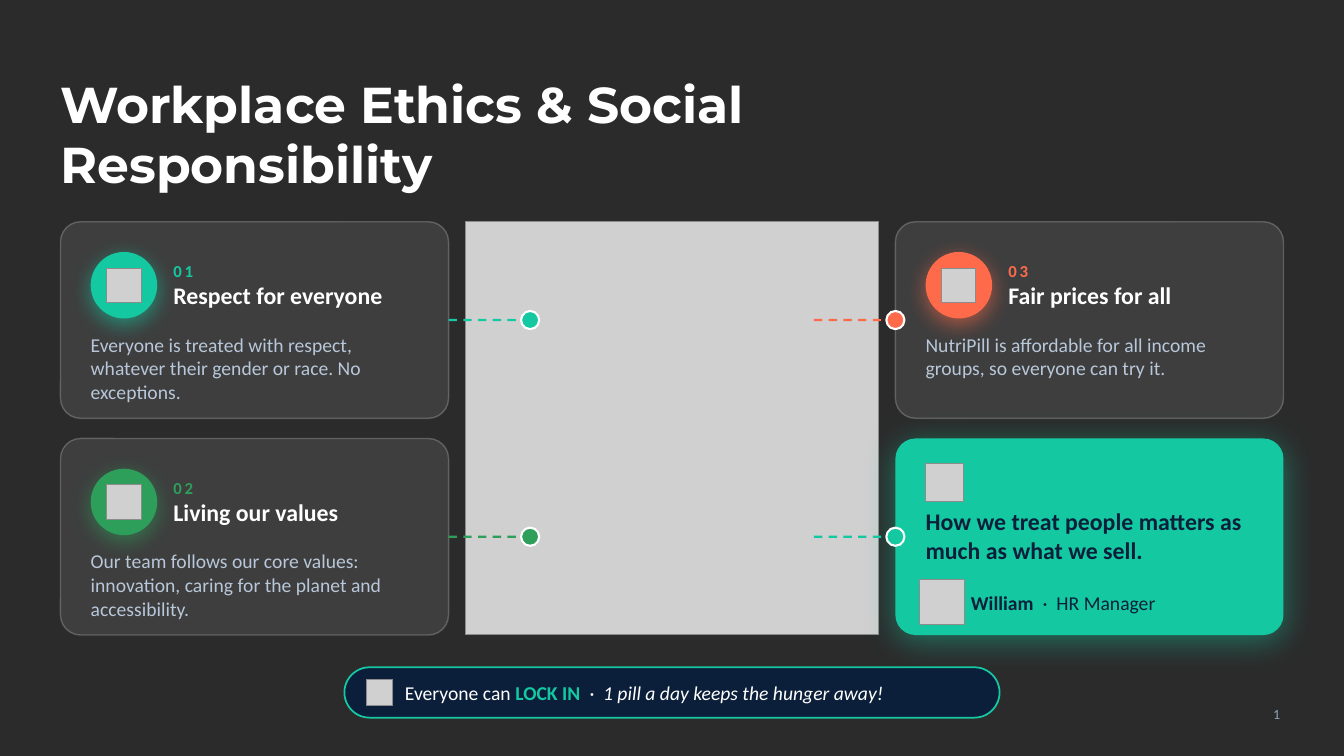
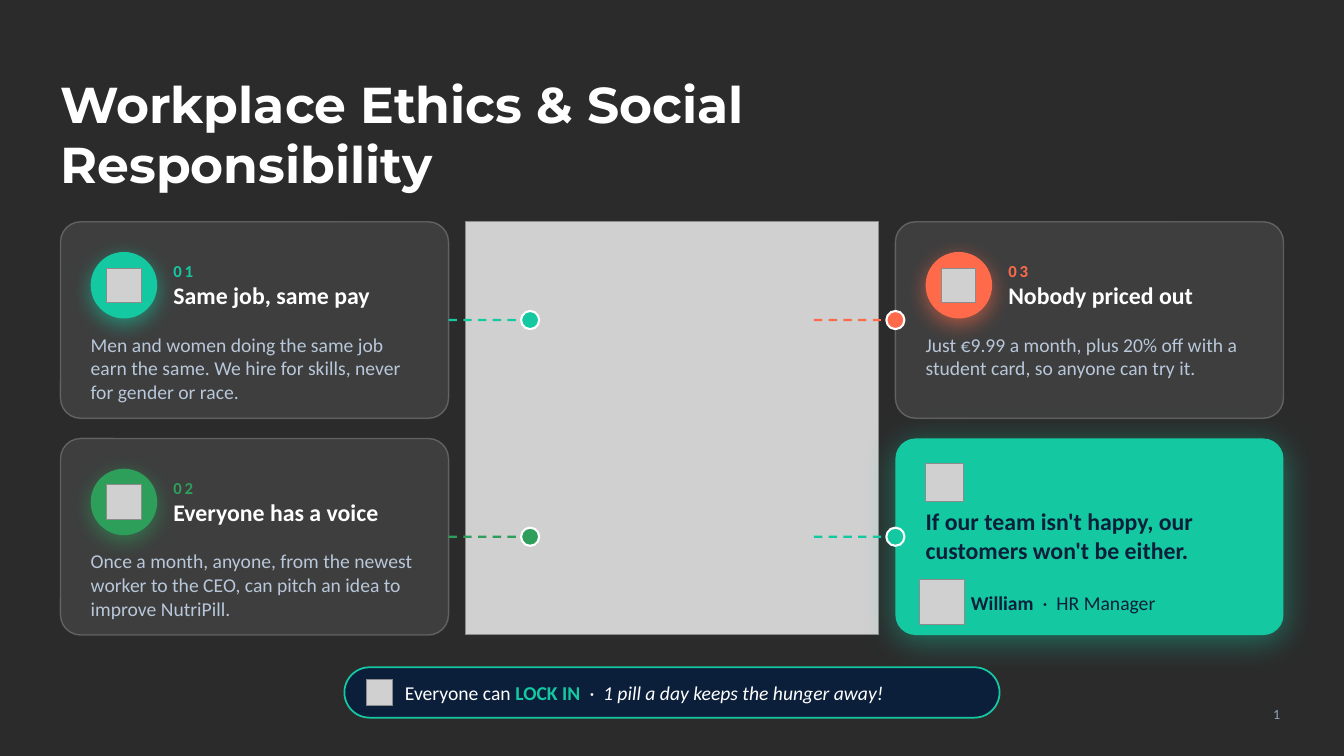
Before and after one commit to Johnporkthethird/english-presentaiton-, a slide deck: slide 1 of Workplace-Ethics-slide.pptx. Drawn at 1344x756 pixels with LibreOffice and Linux fonts; fonts in the diff are those of the drawing; grey boxes stand for pictures; background and template pictures are left out; a plain dark background stands for a picture behind light text. Boxes give left, top, right and bottom in pixels: in the first picture for what was removed or moved away, otherwise in the second. Text is boxed around its words. In the diff, an @@ line names an element or a change of style, - is before the commit and + after.

```diff
--- a/Workplace-Ethics-slide.pptx
+++ b/Workplace-Ethics-slide.pptx
@@ text at [173,287,369,308]: text changed @@
-Respect for everyone
+Same job, same pay
@@ text at [1008,287,1193,308]: text changed @@
-Fair prices for all
+Nobody priced out
@@ text at [91,338,400,403]: text changed @@
-Everyone is treated with respect, whatever their gender or race. No exceptions.
+Men and women doing the same job earn the same. We hire for skills, never for gender or race.
@@ text at [926,338,1237,378]: text changed @@
-NutriPill is affordable for all income groups, so everyone can try it.
+Just €9.99 a month, plus 20% off with a student card, so anyone can try it.
@@ text at [173,504,379,525]: text changed @@
-Living our values
+Everyone has a voice
@@ text at [926,513,1193,559]: text changed @@
-How we treat people matters as much as what we sell.
+If our team isn't happy, our customers won't be either.
@@ text at [91,554,412,619]: text changed @@
-Our team follows our core values: innovation, caring for the planet and accessibility.
+Once a month, anyone, from the newest worker to the CEO, can pitch an idea to improve NutriPill.
```
Also in this commit, not shown: 2 other files.
